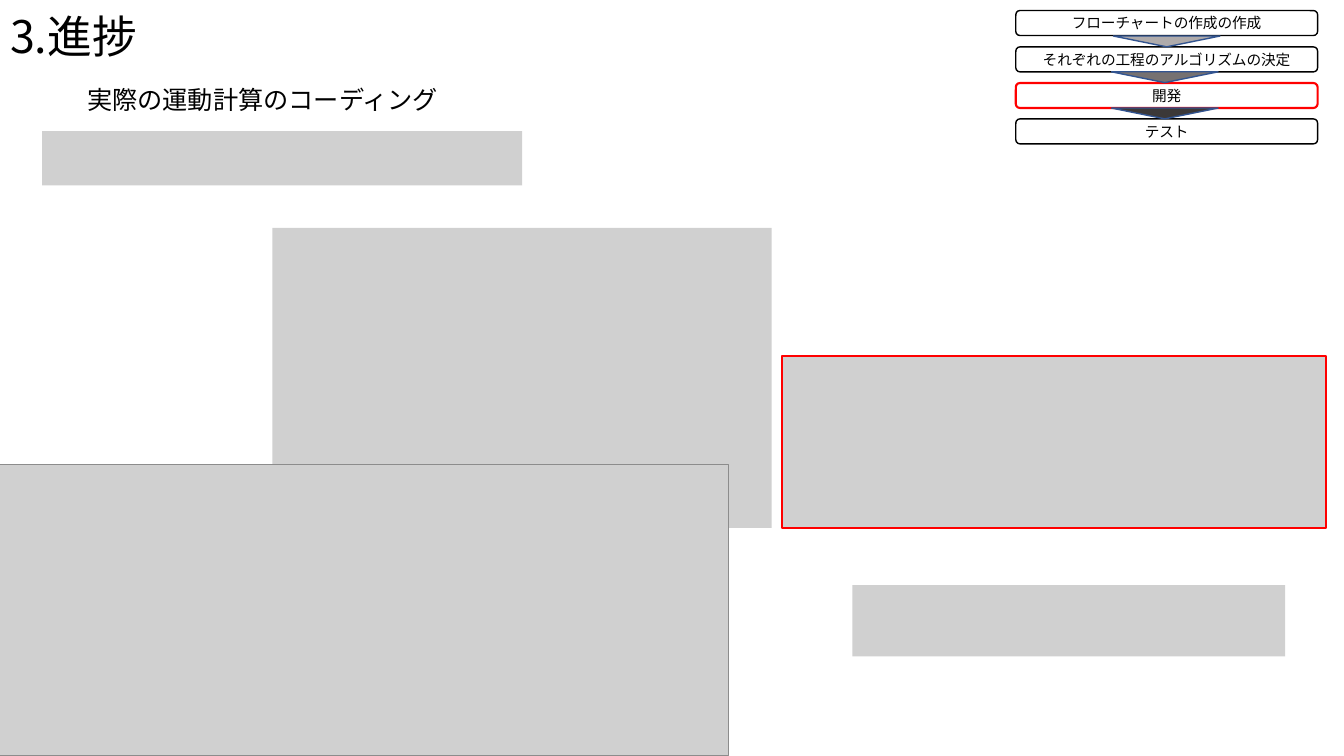
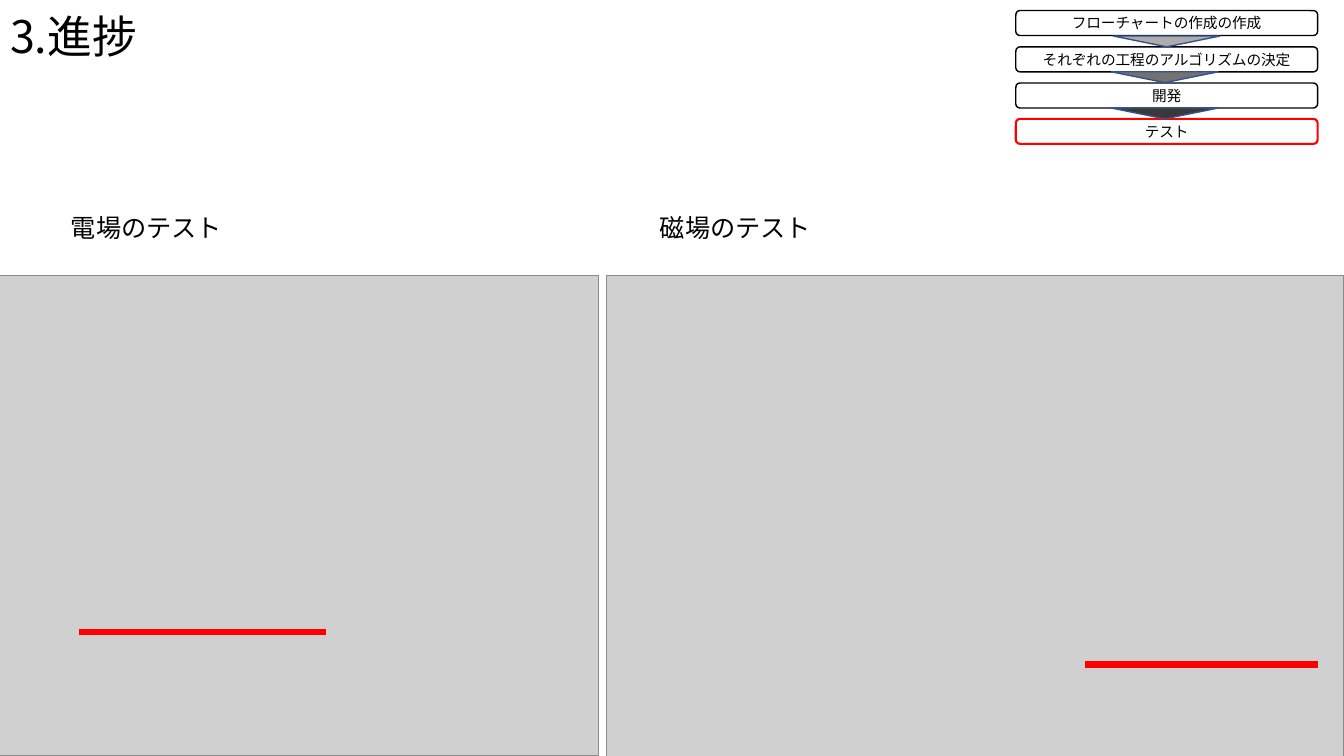
Before and after one commit to Takeuchi-yuya/Ksimulation, a slide deck: slide 10 of docs/中間発表.pptx (slide 8 before the commit). Drawn at 1344x756 pixels with LibreOffice and Linux fonts; fonts in the diff are those of the drawing; grey boxes stand for pictures. Boxes give left, top, right and bottom in pixels: in the first picture for what was removed or moved away, otherwise in the second. Text is boxed around its words. In the diff, an @@ line names an element or a change of style, - is before the commit and + after.

Commit message:
pp

```diff
--- a/docs/中間発表.pptx
+++ b/docs/中間発表.pptx
@@ text removed at (87,87,438,111) @@
-実際の運動計算のコーディング
@@ rounded rectangle "開発" at (1016,83,1318,108): outline #FF0000 1.5 pt to #000000 1 pt @@
@@ rounded rectangle "テスト" at (1016,119,1318,144): outline #000000 1 pt to #FF0000 1.5 pt @@
@@ picture removed at (42,131,522,186) @@
@@ text added at (71,216,222,239), 18 pt, text #000000 @@
+電場のテスト
@@ picture removed at (272,228,771,528) @@
@@ text added at (660,216,811,239), 18 pt, text #000000 @@
+磁場のテスト
@@ picture: place and size @@
-picture at (0,464,729,756)
+picture at (0,275,599,756)
@@ picture added at (607,275,1344,756) @@
@@ picture removed at (782,357,1327,528) @@
@@ picture removed at (853,585,1286,656) @@
@@ line added from (79, 632) to (326, 632), #FF0000 4.5 pt @@
@@ line added from (1085, 664) to (1318, 664), #FF0000 4.5 pt @@
```
Also in this commit, not shown: 5 other slides changed, 1 slide added.
